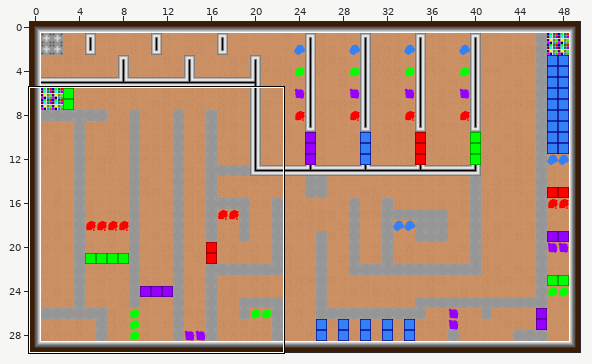
Level history. Tiled map: Images/Maps/tutorial1.0.tmx. The picture above shows the old version from afar; the outline marks the close-up.
Close-up. As it was:
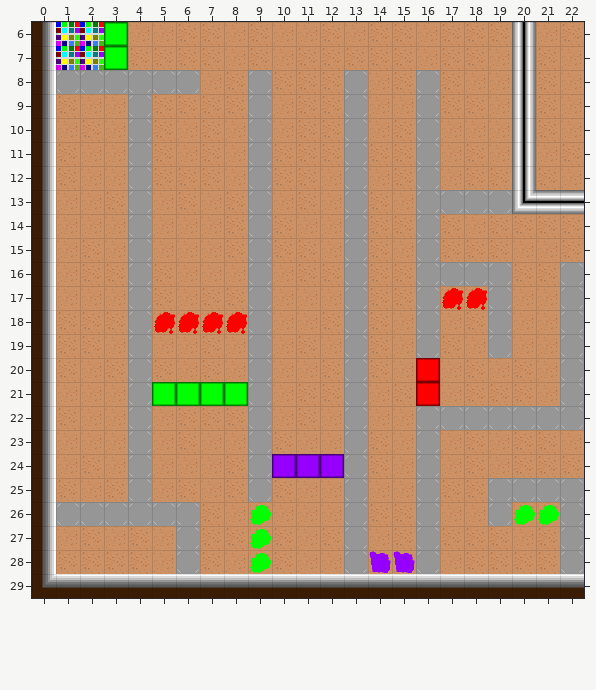
Cells are 32x32 px. Shown: x 0..22, y 6..29. The commit also changed other parts of the map, which this record leaves out.
New version:
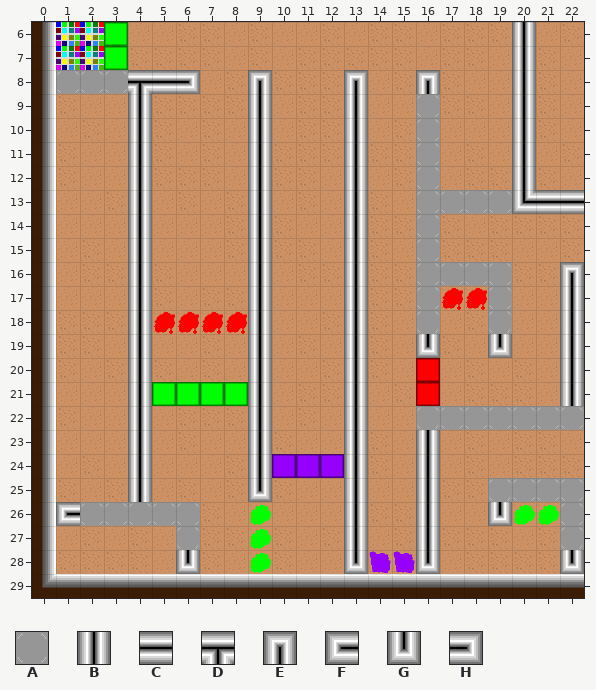
Key: from "Tileset1.0": A 11, B 20, C 21, D 25, E 31, F 32, G 33, H 34.
_ is an empty cell.
Diff:
{"where": "layer \"Collisions\""}
{"y":8,"x":4,"old":"AAA","new":"DCH"}
{"y":8,"x":9,"old":"A","new":"E"}
{"y":8,"x":13,"old":"A","new":"E"}
{"y":8,"x":16,"old":"A","new":"E"}
{"y":9,"x":4,"old":"A","new":"B"}
{"y":9,"x":9,"old":"A","new":"B"}
{"y":9,"x":13,"old":"A","new":"B"}
{"y":10,"x":4,"old":"A","new":"B"}
{"y":10,"x":9,"old":"A","new":"B"}
{"y":10,"x":13,"old":"A","new":"B"}
{"y":11,"x":4,"old":"A","new":"B"}
{"y":11,"x":9,"old":"A","new":"B"}
{"y":11,"x":13,"old":"A","new":"B"}
{"y":12,"x":4,"old":"A","new":"B"}
{"y":12,"x":9,"old":"A","new":"B"}
{"y":12,"x":13,"old":"A","new":"B"}
{"y":13,"x":4,"old":"A","new":"B"}
{"y":13,"x":9,"old":"A","new":"B"}
{"y":13,"x":13,"old":"A","new":"B"}
{"y":14,"x":4,"old":"A","new":"B"}
{"y":14,"x":9,"old":"A","new":"B"}
{"y":14,"x":13,"old":"A","new":"B"}
{"y":15,"x":4,"old":"A","new":"B"}
{"y":15,"x":9,"old":"A","new":"B"}
{"y":15,"x":13,"old":"A","new":"B"}
{"y":16,"x":4,"old":"A","new":"B"}
{"y":16,"x":9,"old":"A","new":"B"}
{"y":16,"x":13,"old":"A","new":"B"}
{"y":16,"x":22,"old":"A","new":"E"}
{"y":17,"x":4,"old":"A","new":"B"}
{"y":17,"x":9,"old":"A","new":"B"}
{"y":17,"x":13,"old":"A","new":"B"}
{"y":17,"x":22,"old":"A","new":"B"}
{"y":18,"x":4,"old":"A","new":"B"}
{"y":18,"x":9,"old":"A","new":"B"}
{"y":18,"x":13,"old":"A","new":"B"}
{"y":18,"x":22,"old":"A","new":"B"}
{"y":19,"x":4,"old":"A","new":"B"}
{"y":19,"x":9,"old":"A","new":"B"}
{"y":19,"x":13,"old":"A","new":"B"}
{"y":19,"x":16,"old":"A","new":"G"}
{"y":19,"x":19,"old":"A","new":"G"}
{"y":19,"x":22,"old":"A","new":"B"}
{"y":20,"x":4,"old":"A","new":"B"}
{"y":20,"x":9,"old":"A","new":"B"}
{"y":20,"x":13,"old":"A","new":"B"}
{"y":20,"x":22,"old":"A","new":"B"}
{"y":21,"x":4,"old":"A","new":"B"}
{"y":21,"x":9,"old":"A","new":"B"}
{"y":21,"x":13,"old":"A","new":"B"}
{"y":21,"x":22,"old":"A","new":"B"}
{"y":22,"x":4,"old":"A","new":"B"}
{"y":22,"x":9,"old":"A","new":"B"}
{"y":22,"x":13,"old":"A","new":"B"}
{"y":23,"x":4,"old":"A","new":"B"}
{"y":23,"x":9,"old":"A","new":"B"}
{"y":23,"x":13,"old":"A","new":"B"}
{"y":23,"x":16,"old":"A","new":"B"}
{"y":24,"x":4,"old":"A","new":"B"}
{"y":24,"x":9,"old":"A","new":"B"}
{"y":24,"x":13,"old":"A","new":"B"}
{"y":24,"x":16,"old":"A","new":"B"}
{"y":25,"x":4,"old":"A","new":"B"}
{"y":25,"x":9,"old":"A","new":"G"}
{"y":25,"x":13,"old":"A","new":"B"}
{"y":25,"x":16,"old":"A","new":"B"}
{"y":26,"x":1,"old":"A","new":"F"}
{"y":26,"x":13,"old":"A","new":"B"}
{"y":26,"x":16,"old":"A","new":"B"}
{"y":26,"x":19,"old":"A","new":"G"}
{"y":27,"x":13,"old":"A","new":"B"}
{"y":27,"x":16,"old":"A","new":"B"}
{"y":28,"x":6,"old":"A","new":"G"}
{"y":28,"x":13,"old":"A","new":"G"}
{"y":28,"x":16,"old":"A","new":"G"}
{"y":28,"x":22,"old":"A","new":"G"}
